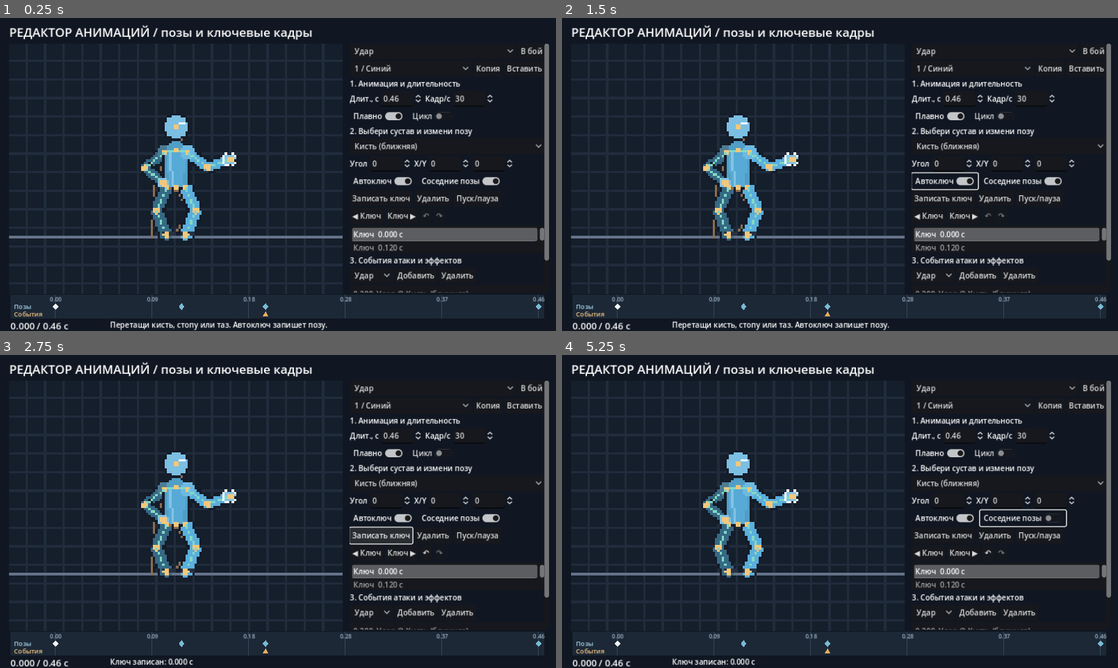
Above: before the commit, frames 1-4 (two rows, left to right).
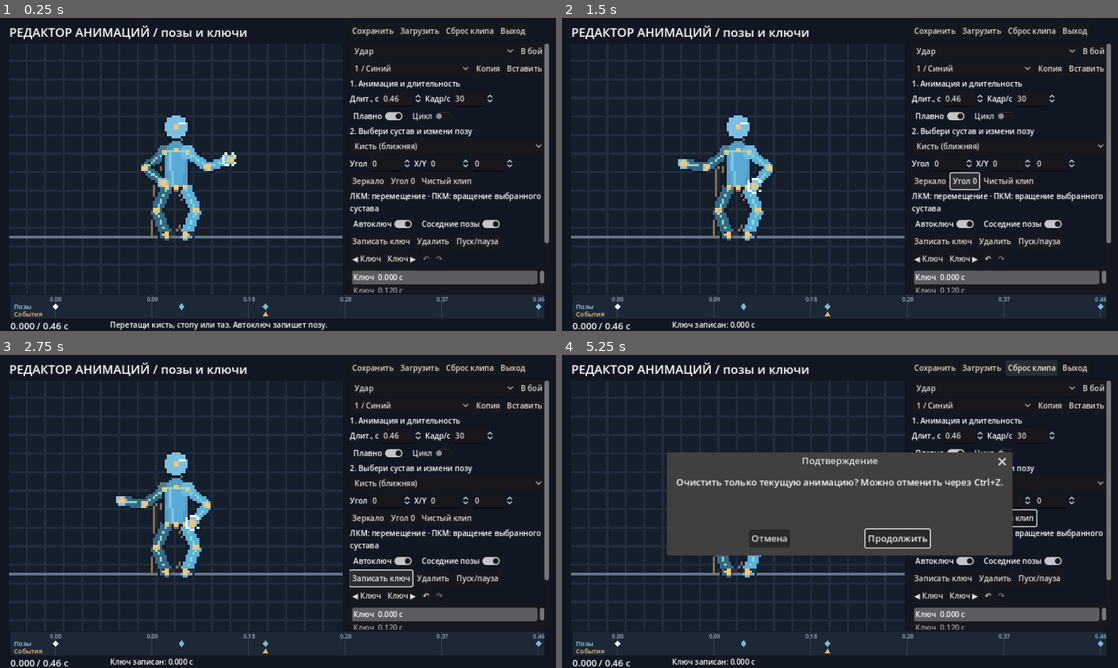
Above: after the commit, the same moments.

Repository: Mefits/pixelfxGadot
Game: Godot game, scene res://lab/pose_workshop.tscn
The game is run twice, just before and just after one commit, with the same random seed, the same clock (stepped at 60 frames per second) and the same inputs. This scene is started directly instead of the project's main scene.
Inputs (mouse positions are in pixels of both pictures, inside the frame that each line leads up to):
- Up to frame 1 (0.25 s): no input
- Up to frame 2 (1.5 s): click (928, 180) at 0.5 s, where only the run after the commit has a clickable "Зеркало"; click (962, 180) at 1.25 s, where only the run after the commit has a clickable "Угол 0"
- Up to frame 3 (2.75 s): click "Записать ключ" at 2 s
- Up to frame 4 (5.25 s): click (1006, 517) at 2.75 s, where only the run after the commit has a clickable "Чистый клип"; click "Загрузить" at 3.5 s; click (1017, 658) at 4.25 s, where only the run before the commit has a clickable "Сброс"; click (1029, 367) at 5 s, where only the run after the commit has a clickable "Сброс клипа"

The runs differ from the first frame. In frame 1, 5.9% of the frame differs, in the area x 43-99%, y 2-88%; in frame 2, 7.3%; in frame 3, 6.9%; in frame 4, 25%, in the area x 18-99%, y 1-88%.

Commit message:
Pose editor: drag key/event timing, mirrored pose, direct joint rotation, reversible blank clip and safe reset

Diff:
--- a/godot/lab/main.gd
+++ b/godot/lab/main.gd
@@ -1,7 +1,7 @@
 extends Node2D
 const UI=preload("res://lab/ui_ru.gd")
 ## Launcher only. No effect renderer, pool or simulation created until a lab opens.
-const VERSION="0.10"
+const VERSION="0.11"
 const SECTIONS=[
     {"label":"СПЕЦЭФФЕКТЫ","color":"#79b9d4","items":[
         ["Y","Конструктор эффектов","Слои, параметры и свои пресеты.","vfx_workshop"],
--- a/godot/lab/pose_timeline.gd
+++ b/godot/lab/pose_timeline.gd
@@ -2,6 +2,12 @@
 ## Two lanes: exact pose keys and event markers. Click a marker to seek exactly.
 signal value_changed(value: float)
 signal marker_selected(lane: int,index: int)
+signal marker_moved(lane: int,index: int,time: float)
+var drag_lane: int=-1
+var drag_index: int=-1
+var press_x: float=0
+var drag_time: float=0
+var moving_marker: bool=false
 var value: float=0:
     set(v):
         value=clampf(v,0,max_value)
@@ -30,23 +36,58 @@
         var x: float=at(event.t)
         draw_colored_polygon(PackedVector2Array([Vector2(x,28),Vector2(x+5,37),Vector2(x-5,37)]),Color("#e9ad62"))
     draw_line(Vector2(at(value),0),Vector2(at(value),size.y),Color.WHITE,1)
+    if moving_marker:
+        var x: float=at(drag_time)
+        draw_line(Vector2(x,12),Vector2(x,size.y),Color("#e6b670"),2)
+        draw_string(font,Vector2(clampf(x+5,LEFT,size.x-48),12),"%.3f"%drag_time,HORIZONTAL_ALIGNMENT_LEFT,-1,11,Color("#f5cc90"))
 func _gui_input(e: InputEvent) -> void:
     if e is InputEventMouseButton and e.button_index==MOUSE_BUTTON_LEFT:
-        dragging=e.pressed
-        if e.pressed:
-            var lane: int=0 if e.position.y>=13 and e.position.y<27 else (1 if e.position.y>=27 else -1)
-            if lane>=0:
-                var arr: Array=clip.get("keys" if lane==0 else "events",[])
-                for i in range(arr.size()):
-                    if absf(at(arr[i].t)-e.position.x)<=7:
-                        value_changed.emit(float(arr[i].t))
-                        marker_selected.emit(lane,i)
-                        accept_event()
-                        return
-            _seek(e.position.x)
+        if not e.pressed:
+            if moving_marker:
+                marker_moved.emit(drag_lane,drag_index,drag_time)
+            dragging=false
+            moving_marker=false
+            drag_lane=-1
+            drag_index=-1
+            queue_redraw()
+            accept_event()
+            return
+        dragging=true
+        press_x=e.position.x
+        drag_lane=-1
+        drag_index=-1
+        moving_marker=false
+        var lane: int=0 if e.position.y>=13 and e.position.y<27 else (1 if e.position.y>=27 else -1)
+        if lane>=0:
+            var arr: Array=clip.get("keys" if lane==0 else "events",[])
+            var best: float=8
+            for i in range(arr.size()):
+                var dist: float=absf(at(arr[i].t)-e.position.x)
+                if dist<best:
+                    best=dist
+                    drag_lane=lane
+                    drag_index=i
+            if drag_index>=0:
+                drag_time=float(arr[drag_index].t)
+                value_changed.emit(drag_time)
+                marker_selected.emit(lane,drag_index)
+                accept_event()
+                return
+        _seek(e.position.x)
         accept_event()
     elif e is InputEventMouseMotion and dragging:
-        _seek(e.position.x)
+        if drag_index>=0:
+            if absf(e.position.x-press_x)>4:moving_marker=true
+            if moving_marker:
+                var t: float=_time_at(e.position.x)
+                drag_time=clampf(snappedf(t,.01),0,max_value)
+                if e.shift_pressed:drag_time=t
+                queue_redraw()
+        else:_seek(e.position.x)
         accept_event()
+
+func _time_at(x: float) -> float:
+    return clampf((x-LEFT)/maxf(1,size.x-LEFT-10),0,1)*max_value
+
 func _seek(x: float) -> void:
-    value_changed.emit(clampf((x-LEFT)/maxf(1,size.x-LEFT-10),0,1)*max_value)
+    value_changed.emit(_time_at(x))
--- a/godot/lab/pose_workshop.gd
+++ b/godot/lab/pose_workshop.gd
@@ -41,6 +41,13 @@
 var status: Label
 var clock_label: Label
 var dragging: bool=false
+var rotating: bool=false
+var rotation_start: float=0
+var rotation_mouse: float=0
+var rotation_pivot:=Vector2.ZERO
+var confirm: ConfirmationDialog
+var pending_action: Callable
+var mode_label: Label
 
 func _button(parent: Control,label: String,fn: Callable) -> Button:
     var b:=Button.new()
@@ -74,7 +81,7 @@
     add_child(bg)
     var title:=Label.new()
     title.position=Vector2(16,9)
-    title.text="РЕДАКТОР АНИМАЦИЙ / позы и ключевые кадры"
+    title.text="РЕДАКТОР АНИМАЦИЙ / позы и ключи"
     title.add_theme_font_size_override("font_size",21)
     add_child(title)
     var view:=SubViewport.new()
@@ -138,12 +145,18 @@
     ease.text="Плавно"
     toggles.add_child(ease)
     ease.toggled.connect(func(v:bool):
-        if not syncing: bank[name_id]["easing"]="smooth" if v else "linear"; dirty=true)
+        if not syncing:
+            _remember()
+            bank[name_id]["easing"]="smooth" if v else "linear"
+            dirty=true)
     loop=CheckButton.new()
     loop.text="Цикл"
     toggles.add_child(loop)
     loop.toggled.connect(func(v:bool):
-        if not syncing: bank[name_id]["loop"]=v; dirty=true)
+        if not syncing:
+            _remember()
+            bank[name_id]["loop"]=v
+            dirty=true)
     _label(side,"2. Выбери сустав и измени позу")
     joint_select=OptionButton.new()
     side.add_child(joint_select)
@@ -160,6 +173,14 @@
         if not syncing: pose.root[0]=v; _edit())
     root_y=_spin(controls,-40,40,.5,func(v:float):
         if not syncing: pose.root[1]=v; _edit())
+    var pose_actions:=HBoxContainer.new()
+    side.add_child(pose_actions)
+    var mirror:=_button(pose_actions,"Зеркало",_mirror_pose)
+    mirror.tooltip_text="Поменять ближние и дальние конечности и отразить углы"
+    _button(pose_actions,"Угол 0",_zero_joint)
+    _button(pose_actions,"Чистый клип",_ask_blank)
+    mode_label=_label(side,"ЛКМ: перемещение · ПКМ: вращение выбранного сустава")
+    mode_label.autowrap_mode=TextServer.AUTOWRAP_WORD_SMART
     var aids:=HBoxContainer.new()
     side.add_child(aids)
     auto_key=CheckButton.new()
@@ -202,10 +223,12 @@
     event_list.custom_minimum_size.y=48
     side.add_child(event_list)
     var save:=HBoxContainer.new()
-    side.add_child(save)
+    save.position=Vector2(604,9)
+    save.theme=compact
+    add_child(save)
     _button(save,"Сохранить",_save)
-    _button(save,"Загрузить",func():bank=CLIPS.fighter_bank(fighter_index);_choose(name_id);dirty=false)
-    _button(save,"Сброс",func():bank=CLIPS.defaults();_choose(name_id);dirty=true)
+    _button(save,"Загрузить",_ask_load)
+    _button(save,"Сброс клипа",_ask_default)
     _button(save,"Выход",func():_go("res://lab/main.tscn"))
     timeline=preload("res://lab/pose_timeline.gd").new()
     timeline.position=Vector2(18,478)
@@ -214,6 +237,7 @@
     add_child(timeline)
     timeline.value_changed.connect(func(v:float):
         if not syncing: _seek(v))
+    timeline.marker_moved.connect(_move_marker)
     timeline.marker_selected.connect(func(lane:int,i:int):
         if lane==0:keys.select(i)
         else:event_list.select(i))
@@ -227,6 +251,13 @@
     status.add_theme_font_size_override("font_size",13)
     status.text="Перетащи кисть, стопу или таз. Автоключ запишет позу."
     add_child(status)
+    confirm=ConfirmationDialog.new()
+    confirm.title="Подтверждение"
+    confirm.ok_button_text="Продолжить"
+    confirm.cancel_button_text="Отмена"
+    add_child(confirm)
+    confirm.confirmed.connect(func():
+        if pending_action.is_valid():pending_action.call())
     _choose(name_id)
 
 func _choose(n: String) -> void:
@@ -279,9 +310,27 @@
     edited_pose=true
     status.text="Поза изменена. Запиши ключ, чтобы сохранить её."
     _sync()
-    if auto_key.button_pressed and not dragging:_key()
+    if auto_key.button_pressed and not dragging and not rotating:_key()
 
 func _drag(e: InputEvent) -> void:
+    if e is InputEventMouseButton and e.button_index==MOUSE_BUTTON_RIGHT:
+        if not e.pressed:
+            if rotating and edited_pose and auto_key.button_pressed:_key()
+            rotating=false
+            return
+        playing=false
+        rotation_pivot=rig.point(selected)
+        var mouse: Vector2=e.position/4-preview.origin-rotation_pivot
+        rotating=mouse.length()>1
+        rotation_mouse=mouse.angle()
+        rotation_start=float(pose.angles.get(selected,0))
+        return
+    if e is InputEventMouseMotion and rotating:
+        var mouse: Vector2=e.position/4-preview.origin-rotation_pivot
+        if mouse.length()>1:
+            pose.angles[selected]=wrapf(rotation_start+rad_to_deg(wrapf(mouse.angle()-rotation_mouse,-PI,PI)),-180,180)
+            _edit()
+        return
     if e is InputEventMouseButton and e.button_index==MOUSE_BUTTON_LEFT:
         if not e.pressed:
             if dragging and edited_pose and auto_key.button_pressed:_key()
@@ -316,6 +365,7 @@
     edited_pose=false
     dirty=true
     _refresh_lists()
+    _sync()
     status.text="Ключ записан: %.3f с"%time
 
 func _delete_key() -> void:
@@ -412,7 +462,7 @@
     if time>=d:
         if bank[name_id].loop:time=fposmod(time,d)
         else:time=d;playing=false
-    pose=CLIPS.sample(bank[name_id],minf(d,floor(time*rate.value+.00001)/rate.value),false)
+    pose=CLIPS.sample(bank[name_id],d if not playing and time>=d else minf(d,floor(time*rate.value+.00001)/rate.value),false)
     _sync()
 
 func _adjacent(direction: int) -> void:
@@ -449,3 +499,72 @@
     dirty=true
     _seek(time)
     _refresh_lists()
+
+func _move_marker(lane: int,index: int,t: float) -> void:
+    var c: Dictionary=bank[name_id]
+    var arr: Array=c.keys if lane==0 else c.events
+    if index<0 or index>=arr.size():return
+    t=clampf(t,0,float(c.duration))
+    if absf(float(arr[index].t)-t)<.0001:return
+    if lane==0:
+        for i in range(arr.size()):
+            if i!=index and absf(float(arr[i].t)-t)<.0001:
+                status.text="На этом времени уже есть ключ. Перемещение отменено."
+                return
+    _remember()
+    var item: Dictionary=arr[index]
+    item.t=t
+    arr.sort_custom(func(a,b):return float(a.t)<float(b.t))
+    dirty=true
+    _seek(t)
+    _refresh_lists()
+    if lane==1:event_list.select(arr.find(item))
+    status.text="Маркер перемещён: %.3f с"%t
+
+func _mirror_pose() -> void:
+    var a: Dictionary={}
+    for id in pose.angles:
+        var dest: String=str(id)
+        if dest.ends_with("_near"):dest=dest.trim_suffix("_near")+"_far"
+        elif dest.ends_with("_far"):dest=dest.trim_suffix("_far")+"_near"
+        a[dest]=-float(pose.angles[id])
+    pose={"angles":a,"root":[-float(pose.root[0]),pose.root[1]]}
+    _edit()
+
+func _zero_joint() -> void:
+    pose.angles[selected]=0.0
+    _edit()
+
+func _ask(message: String,action: Callable) -> void:
+    pending_action=action
+    confirm.dialog_text=message
+    confirm.popup_centered(Vector2i(400,140))
+
+func _ask_blank() -> void:
+    _ask("Очистить только текущую анимацию? Можно отменить через Ctrl+Z.",_blank_clip)
+
+func _blank_clip() -> void:
+    _remember()
+    var c: Dictionary=bank[name_id]
+    var d: float=c.duration
+    var neutral: Dictionary=CLIPS.sample(bank.idle,0,false)
+    c.keys=[{"t":0.0,"pose":neutral.duplicate(true)},{"t":d,"pose":neutral.duplicate(true)}]
+    c.events=[]
+    dirty=true
+    _seek(0)
+    _refresh_lists()
+    status.text="Чистый клип. Выбери время и измени позу."
+
+func _ask_default() -> void:
+    _ask("Восстановить исходную версию только текущего клипа?",func():
+        _remember()
+        bank[name_id]=CLIPS.defaults()[name_id].duplicate(true)
+        dirty=true
+        _seek(0)
+        _refresh_lists())
+
+func _ask_load() -> void:
+    _ask("Загрузить сохранённые анимации бойца? Несохранённые правки будут потеряны.",func():
+        bank=CLIPS.fighter_bank(fighter_index)
+        _choose(name_id)
+        dirty=false)
--- a/godot/tests/creature_visual.gd
+++ b/godot/tests/creature_visual.gd
@@ -46,6 +46,31 @@
     ed._undo()
     check(ed.bank.strike.keys.size()==n+1,"Undo auto key")
     ed._seek(.2)
+    var before_move: Dictionary=ed.bank.strike.duplicate(true)
+    ed._move_marker(0,2,.18)
+    check(is_equal_approx(ed.time,.18) and ed.bank.strike.keys.size()==n+1,"Move pose marker")
+    ed._move_marker(0,2,.2)
+    check(is_equal_approx(float(ed.bank.strike.keys[2].t),.18),"Reject key collision")
+    ed._undo()
+    check(ed.bank.strike==before_move,"Undo marker move")
+    ed._move_marker(1,0,.16)
+    check(is_equal_approx(float(ed.bank.strike.events[0].t),.16),"Move event marker")
+    ed._undo()
+    ed._seek(.2)
+    var original: Dictionary=ed.pose.duplicate(true)
+    ed._mirror_pose()
+    check(is_equal_approx(float(ed.pose.root[0]),-float(original.root[0])),"Mirror root")
+    check(is_equal_approx(float(ed.pose.angles.get("shoulder_far",0)),-float(original.angles.get("shoulder_near",0))),"Mirror arms")
+    ed._mirror_pose()
+    check(ed.pose==original,"Mirror twice")
+    ed._undo()
+    ed._undo()
+    var saved: Dictionary=ed.bank.strike.duplicate(true)
+    ed._blank_clip()
+    check(ed.bank.strike.keys.size()==2 and ed.bank.strike.events.is_empty(),"Blank clip")
+    ed._undo()
+    check(ed.bank.strike==saved,"Blank clip reversible")
+    ed._seek(.2)
     await process_frame
     check(ed.fighter_select.get_global_rect().end.x<=960,"Fighter chooser inside viewport")
     check(ed.root_y.get_global_rect().end.x<=960,"Root controls inside viewport")
Not shown, changed: docs/TOOLKIT_RU.md
